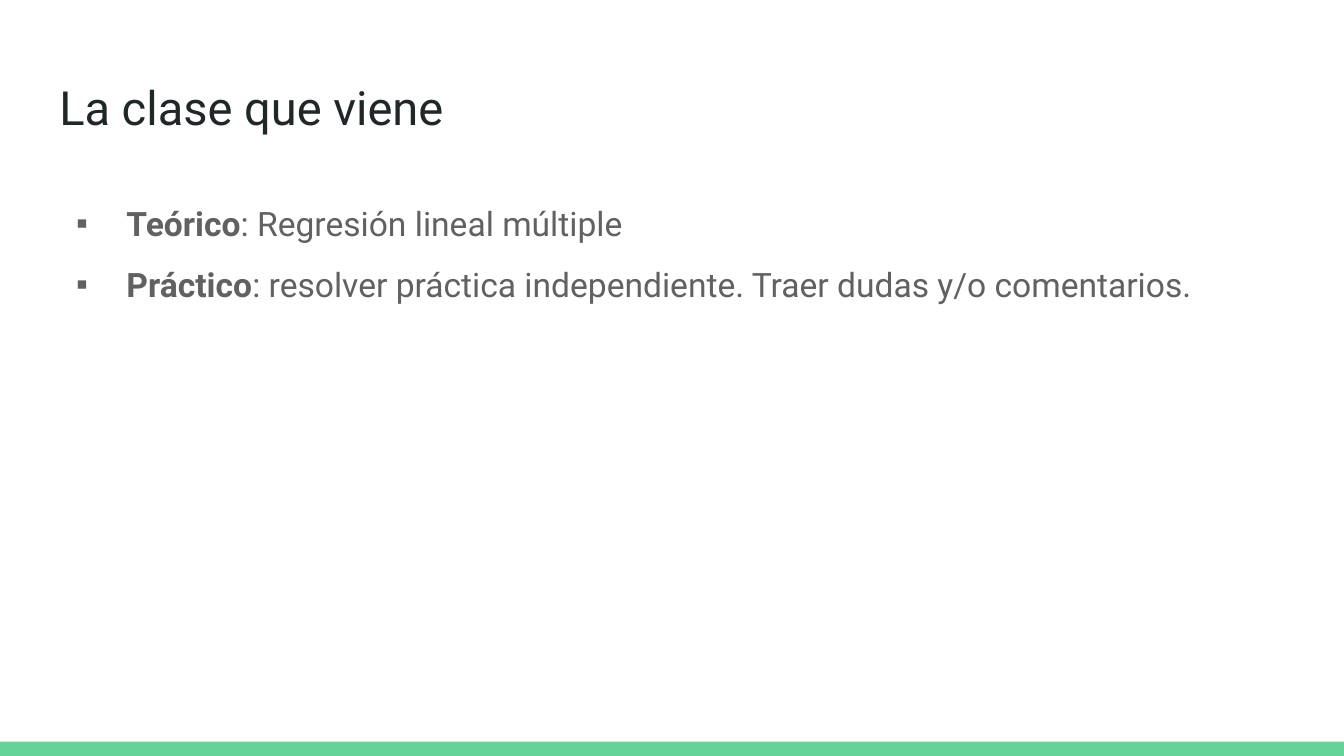
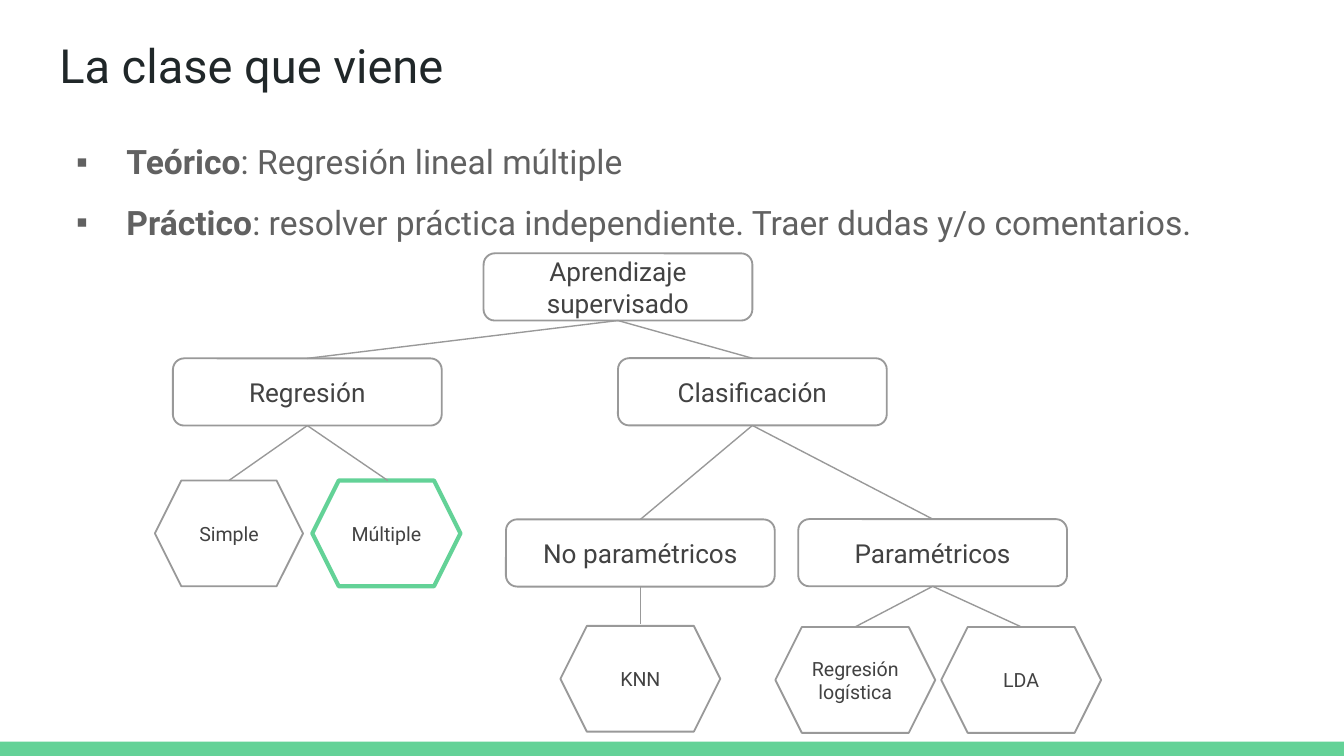
Before and after one commit to DCSCyHD/2023_modulo_3, a slide deck: slide 32 of clase2/teorica_2.pptx (slide 31 before the commit). Drawn at 1344x756 pixels with LibreOffice and Linux fonts; fonts in the diff are those of the drawing. Boxes give left, top, right and bottom in pixels: in the first picture for what was removed or moved away, otherwise in the second. Text is boxed around its words. In the diff, an @@ line names an element or a change of style, - is before the commit and + after.

Commit message:
Actualizo ppts, agrego ppt clase 4

```diff
--- a/clase2/teorica_2.pptx
+++ b/clase2/teorica_2.pptx
@@ title "La clase que viene" moved from (x1=59, y1=89, x2=443, y2=135) to (x1=59, y1=47, x2=443, y2=93) @@
@@ text "Teórico: Regresión lineal múltiple" moved from (x1=126, y1=211, x2=1192, y2=304) to (x1=126, y1=149, x2=1192, y2=242) @@
@@ rounded rectangle added at (x1=484, y1=254, x2=753, y2=321), outline #999999 1 pt, 14 pt, text #424242 @@
+Aprendizaje supervisado
@@ line added from (618, 321) to (308, 359), #999999 0.75 pt @@
@@ line added from (618, 321) to (753, 359), #999999 0.75 pt @@
@@ rounded rectangle added at (x1=173, y1=359, x2=442, y2=426), outline #999999 1 pt, 14 pt, text #424242 @@
+Regresión
@@ rounded rectangle added at (x1=618, y1=359, x2=887, y2=426), outline #999999 1 pt, 14 pt, text #424242 @@
+Clasificación
@@ line added from (308, 426) to (228, 481), #999999 0.75 pt @@
@@ line added from (308, 426) to (388, 481), #999999 0.75 pt @@
@@ line added from (753, 426) to (641, 519), #999999 0.75 pt @@
@@ line added from (753, 426) to (933, 519), #999999 0.75 pt @@
@@ hexagon added at (x1=155, y1=481, x2=302, y2=587), outline #999999 1 pt, 10.5 pt, text #424242 @@
+Simple
@@ hexagon added at (x1=312, y1=481, x2=460, y2=587), outline #63D297 2.25 pt, 10.5 pt, text #424242 @@
+Múltiple
@@ rounded rectangle added at (x1=507, y1=519, x2=775, y2=586), outline #999999 1 pt, 14 pt, text #424242 @@
+No paramétricos
@@ rounded rectangle added at (x1=798, y1=519, x2=1067, y2=586), outline #999999 1 pt, 14 pt, text #424242 @@
+Paramétricos
@@ line added from (641, 586) to (641, 624), #999999 0.75 pt @@
@@ line added from (933, 586) to (855, 626), #999999 0.75 pt @@
@@ line added from (933, 586) to (1021, 626), #999999 0.75 pt @@
@@ hexagon added at (x1=560, y1=626, x2=720, y2=732), outline #999999 1 pt, 10.5 pt, text #424242 @@
+KNN
@@ hexagon added at (x1=775, y1=628, x2=935, y2=734), outline #999999 1 pt, 10.5 pt, text #424242 @@
+Regresión logística
@@ hexagon added at (x1=941, y1=628, x2=1101, y2=734), outline #999999 1 pt, 10.5 pt, text #424242 @@
+LDA
```
Also in this commit, not shown: 1 other slide changed, 1 slide added, 3 other files.
